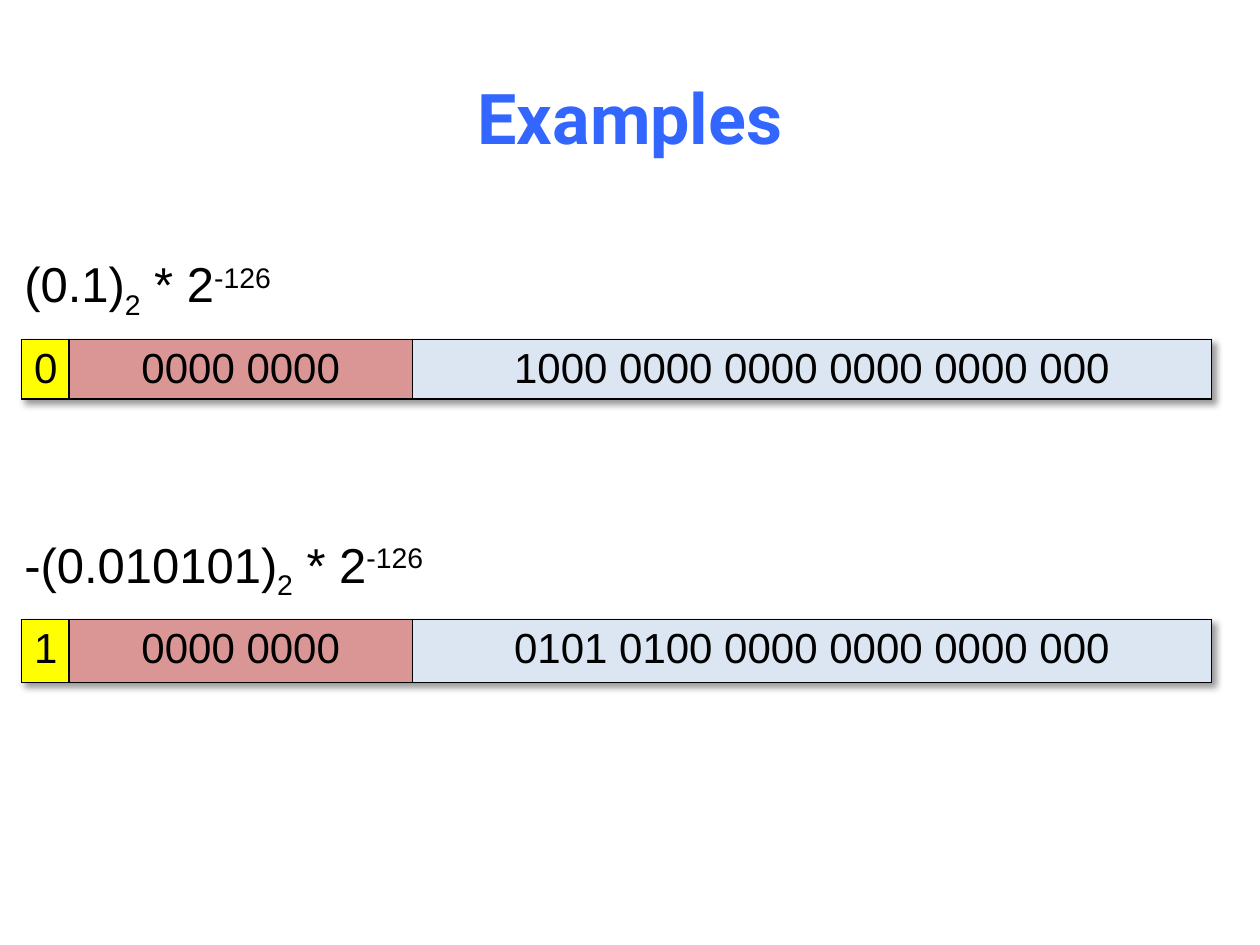
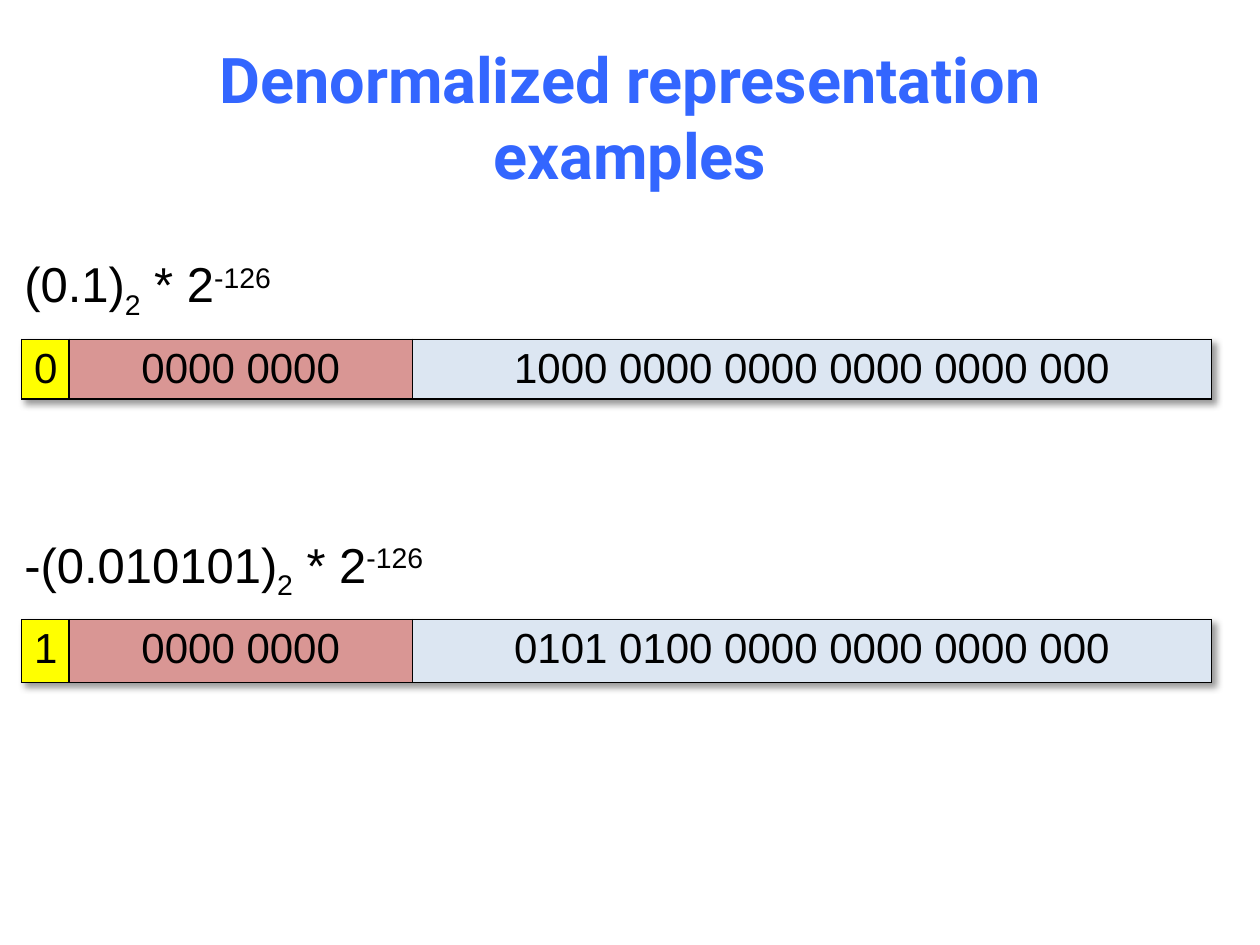
Before and after one commit to NYU-CSO/nyu-cso.github.io, a slide deck: slide 50 of notes/03-floats.pptx. Drawn at 1260x945 pixels with LibreOffice and Linux fonts; fonts in the diff are those of the drawing. Boxes give left, top, right and bottom in pixels: in the first picture for what was removed or moved away, otherwise in the second. Text is boxed around its words. In the diff, an @@ line names an element or a change of style, - is before the commit and + after.

```diff
--- a/notes/03-floats.pptx
+++ b/notes/03-floats.pptx
@@ title at <box>219,55,1041,192</box>: text changed; size 40 to 36 pt @@
-Examples
+Denormalized representation examples
```
Also in this commit, not shown: 3 other slides changed, 1 other file.
